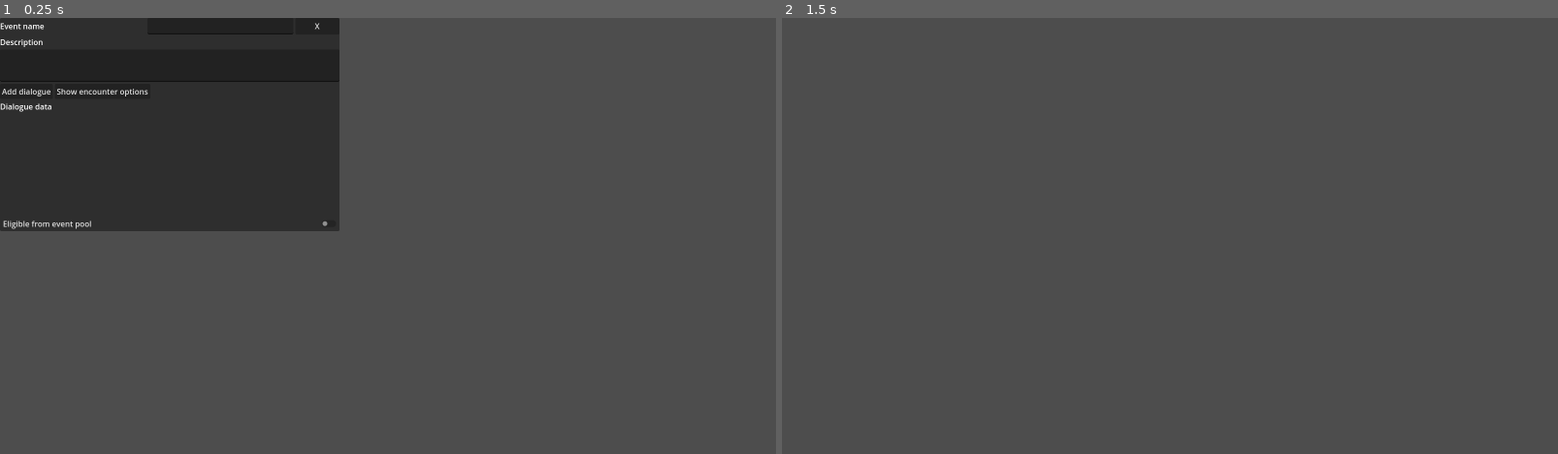
Above: before the commit, frames 1-2 (left to right).
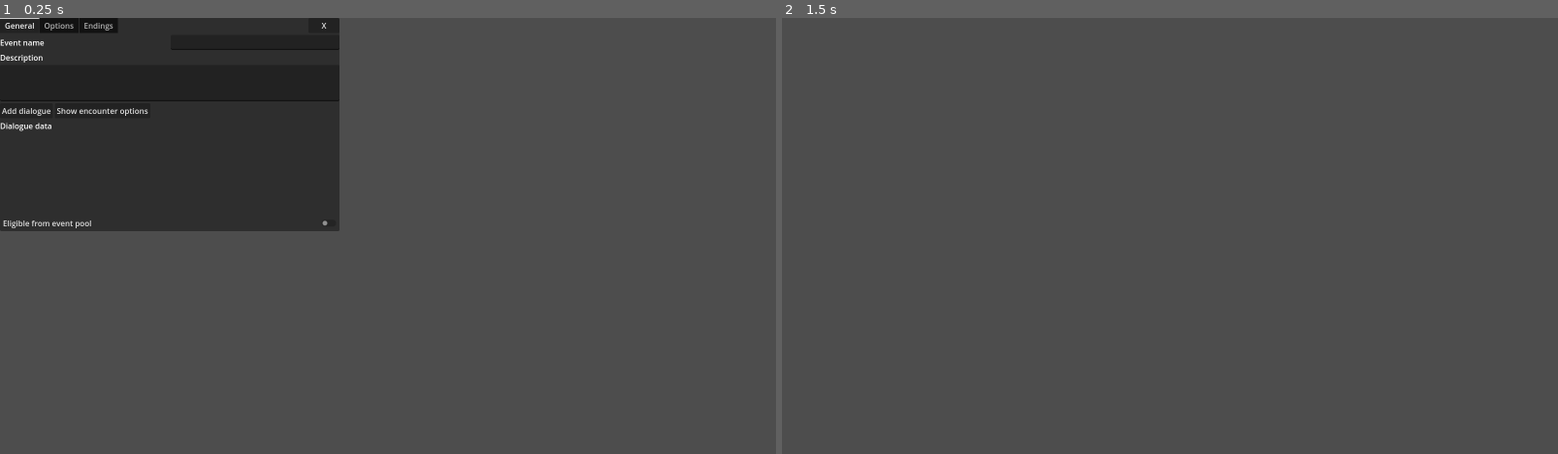
Above: after the commit, the same moments.

Repository: j-madariaga/godot-regh-world-creator
Game: Godot game, scene res://src/Scenes/EncounterTypes/EncounterEventObj.tscn
The game is run twice, just before and just after one commit, with the same random seed, the same clock (stepped at 60 frames per second) and the same inputs. This scene is started directly instead of the project's main scene.
Inputs:
- Up to frame 1 (0.25 s): no input
- Up to frame 2 (1.5 s): click "X" at 0.5 s; tap Enter at 1.25 s

The runs differ from the first frame. In frame 1, 1.1% of the frame differs, in the area x 0-44%, y 0-49%; in frame 2, nothing differs.

Commit message:
Encounter endings (w/ dialogues)

Diff:
--- a/src/Scenes/EncounterTypes/EncounterEventObj.tscn
+++ b/src/Scenes/EncounterTypes/EncounterEventObj.tscn
@@ -4,112 +4,147 @@
 
 [node name="EventEncounterObj" type="PanelContainer"]
 custom_minimum_size = Vector2(700, 440)
-offset_right = 583.0
-offset_bottom = 430.0
+offset_right = 700.0
+offset_bottom = 440.0
 script = ExtResource("1_spi4o")
 
-[node name="MainScreen" type="VBoxContainer" parent="."]
+[node name="Organizer" type="VBoxContainer" parent="."]
+layout_mode = 2
+
+[node name="HBoxContainer" type="HBoxContainer" parent="Organizer"]
+layout_mode = 2
+
+[node name="TabBar" type="TabBar" parent="Organizer/HBoxContainer"]
+layout_mode = 2
+size_flags_horizontal = 3
+size_flags_vertical = 0
+current_tab = 0
+tab_count = 3
+tab_0/title = "General"
+tab_1/title = "Options"
+tab_2/title = "Endings"
+
+[node name="CloseButton" type="Button" parent="Organizer/HBoxContainer"]
+layout_mode = 2
+size_flags_horizontal = 3
+size_flags_stretch_ratio = 0.1
+text = "X
+"
+
+[node name="MainScreen" type="VBoxContainer" parent="Organizer"]
 visible = false
 layout_mode = 2
+size_flags_vertical = 3
 
-[node name="Name" type="HBoxContainer" parent="MainScreen"]
+[node name="Name" type="HBoxContainer" parent="Organizer/MainScreen"]
 layout_mode = 2
 size_flags_horizontal = 5
 size_flags_vertical = 3
 
-[node name="Label" type="Label" parent="MainScreen/Name"]
+[node name="Label" type="Label" parent="Organizer/MainScreen/Name"]
 layout_mode = 2
 size_flags_horizontal = 3
 text = "Event name"
 
-[node name="EventName" type="LineEdit" parent="MainScreen/Name"]
+[node name="EventName" type="LineEdit" parent="Organizer/MainScreen/Name"]
 layout_mode = 2
 size_flags_horizontal = 3
 
-[node name="CloseButton" type="Button" parent="MainScreen/Name"]
-layout_mode = 2
-size_flags_horizontal = 3
-size_flags_stretch_ratio = 0.3
-text = "X
-"
-
-[node name="Description" type="VBoxContainer" parent="MainScreen"]
+[node name="Description" type="VBoxContainer" parent="Organizer/MainScreen"]
 layout_mode = 2
 size_flags_horizontal = 5
 size_flags_vertical = 3
-size_flags_stretch_ratio = 2.76
+size_flags_stretch_ratio = 3.64
 
-[node name="Label" type="Label" parent="MainScreen/Description"]
+[node name="Label" type="Label" parent="Organizer/MainScreen/Description"]
 layout_mode = 2
 size_flags_horizontal = 3
 text = "Description"
 
-[node name="DescInput" type="TextEdit" parent="MainScreen/Description"]
+[node name="DescInput" type="TextEdit" parent="Organizer/MainScreen/Description"]
 layout_mode = 2
 size_flags_horizontal = 3
 size_flags_vertical = 3
 size_flags_stretch_ratio = 0.18
 
-[node name="ButtonHolder" type="HBoxContainer" parent="MainScreen"]
+[node name="ButtonHolder" type="HBoxContainer" parent="Organizer/MainScreen"]
 layout_mode = 2
+size_flags_vertical = 3
 
-[node name="AddDialogueButton" type="Button" parent="MainScreen/ButtonHolder"]
+[node name="AddDialogueButton" type="Button" parent="Organizer/MainScreen/ButtonHolder"]
 layout_mode = 2
 size_flags_horizontal = 0
 text = "Add dialogue"
 
-[node name="OpenOptionsButton" type="Button" parent="MainScreen/ButtonHolder"]
+[node name="OpenOptionsButton" type="Button" parent="Organizer/MainScreen/ButtonHolder"]
 layout_mode = 2
 size_flags_horizontal = 0
 text = "Show encounter options"
 
-[node name="DialogueLabel" type="Label" parent="MainScreen"]
+[node name="DialogueLabel" type="Label" parent="Organizer/MainScreen"]
 layout_mode = 2
 size_flags_horizontal = 5
 size_flags_vertical = 3
 text = "Dialogue data"
 
-[node name="Scroll" type="ScrollContainer" parent="MainScreen"]
+[node name="Scroll" type="ScrollContainer" parent="Organizer/MainScreen"]
 layout_mode = 2
 size_flags_vertical = 3
 size_flags_stretch_ratio = 5.75
 
-[node name="DialogueList" type="HBoxContainer" parent="MainScreen/Scroll"]
+[node name="DialogueList" type="HBoxContainer" parent="Organizer/MainScreen/Scroll"]
 layout_mode = 2
 size_flags_horizontal = 3
 size_flags_vertical = 3
 
-[node name="EligibleFromPool" type="CheckButton" parent="MainScreen"]
+[node name="EligibleFromPool" type="CheckButton" parent="Organizer/MainScreen"]
 layout_mode = 2
 text = "Eligible from event pool"
 
-[node name="OptionContainer" type="VBoxContainer" parent="."]
+[node name="OptionContainer" type="VBoxContainer" parent="Organizer"]
+visible = false
 layout_mode = 2
+size_flags_vertical = 3
 
-[node name="CloseButton" type="Button" parent="OptionContainer"]
-layout_mode = 2
-text = "Close options"
-
-[node name="AddOptionButton" type="Button" parent="OptionContainer"]
+[node name="AddOptionButton" type="Button" parent="Organizer/OptionContainer"]
 layout_mode = 2
 size_flags_horizontal = 0
 text = "Add Option"
 
-[node name="OptLabel" type="Label" parent="OptionContainer"]
+[node name="OptLabel" type="Label" parent="Organizer/OptionContainer"]
 layout_mode = 2
 text = "Option List"
 
-[node name="OptScroll" type="ScrollContainer" parent="OptionContainer"]
+[node name="OptScroll" type="ScrollContainer" parent="Organizer/OptionContainer"]
 layout_mode = 2
 size_flags_vertical = 3
 
-[node name="OptList" type="HBoxContainer" parent="OptionContainer/OptScroll"]
+[node name="OptList" type="HBoxContainer" parent="Organizer/OptionContainer/OptScroll"]
 layout_mode = 2
 size_flags_horizontal = 3
 size_flags_vertical = 3
 
-[connection signal="button_up" from="MainScreen/Name/CloseButton" to="." method="OnClose"]
-[connection signal="button_up" from="MainScreen/ButtonHolder/AddDialogueButton" to="." method="AddDialogue"]
-[connection signal="button_up" from="MainScreen/ButtonHolder/OpenOptionsButton" to="." method="OpenOptionsTab"]
-[connection signal="button_up" from="OptionContainer/CloseButton" to="." method="CloseOptionsTab"]
-[connection signal="button_up" from="OptionContainer/AddOptionButton" to="." method="CreateOptionHolder"]
+[node name="EndingScreen" type="VBoxContainer" parent="Organizer"]
+layout_mode = 2
+size_flags_vertical = 3
+
+[node name="Button" type="Button" parent="Organizer/EndingScreen"]
+layout_mode = 2
+size_flags_horizontal = 0
+text = "Add ending"
+
+[node name="Scroll" type="ScrollContainer" parent="Organizer/EndingScreen"]
+layout_mode = 2
+size_flags_vertical = 3
+
+[node name="Endings" type="HBoxContainer" parent="Organizer/EndingScreen/Scroll"]
+layout_mode = 2
+size_flags_horizontal = 3
+size_flags_vertical = 3
+
+[connection signal="tab_changed" from="Organizer/HBoxContainer/TabBar" to="." method="SwitchTab"]
+[connection signal="button_up" from="Organizer/HBoxContainer/CloseButton" to="." method="OnClose"]
+[connection signal="button_up" from="Organizer/MainScreen/ButtonHolder/AddDialogueButton" to="." method="AddDialogue"]
+[connection signal="button_up" from="Organizer/MainScreen/ButtonHolder/OpenOptionsButton" to="." method="OpenOptionsTab"]
+[connection signal="button_up" from="Organizer/OptionContainer/AddOptionButton" to="." method="CreateOptionHolder"]
+[connection signal="button_up" from="Organizer/EndingScreen/Button" to="." method="AddEnding"]
--- /dev/null
+++ b/src/Scenes/Utils/EventEndingObj.tscn
@@ -0,0 +1,45 @@
+[gd_scene load_steps=2 format=3 uid="uid://bqq2cok8ksss"]
+
+[ext_resource type="Script" uid="uid://1ngqb7b2r00t" path="res://src/Scripts/UI/EventEndingObj.gd" id="1_v1a58"]
+
+[node name="EventEndingObj" type="VBoxContainer"]
+custom_minimum_size = Vector2(400, 200)
+offset_right = 400.0
+offset_bottom = 277.0
+size_flags_horizontal = 8
+script = ExtResource("1_v1a58")
+
+[node name="Label" type="Label" parent="."]
+layout_mode = 2
+text = "Ending text"
+
+[node name="ScreenTextInput" type="TextEdit" parent="."]
+layout_mode = 2
+size_flags_vertical = 3
+wrap_mode = 1
+autowrap_mode = 2
+
+[node name="Dialogues" type="HBoxContainer" parent="."]
+layout_mode = 2
+
+[node name="Label" type="Label" parent="Dialogues"]
+layout_mode = 2
+text = "End dialogues"
+
+[node name="Button" type="Button" parent="Dialogues"]
+layout_mode = 2
+text = "New"
+
+[node name="VBoxContainer" type="VBoxContainer" parent="."]
+layout_mode = 2
+size_flags_vertical = 3
+
+[node name="Scroll" type="ScrollContainer" parent="VBoxContainer"]
+layout_mode = 2
+size_flags_vertical = 3
+
+[node name="DialogueList" type="HBoxContainer" parent="VBoxContainer/Scroll"]
+layout_mode = 2
+size_flags_vertical = 3
+
+[connection signal="button_up" from="Dialogues/Button" to="." method="AddEndDialogue"]
--- a/src/Scripts/UI/DictEntry.gd
+++ b/src/Scripts/UI/DictEntry.gd
@@ -4,7 +4,6 @@
 func SaveResource(list := []):
 	var entry = {}
 	entry = str_to_var(text)
-	print(entry)
 
 	list.append(entry)
 	return;
--- a/src/Scripts/UI/EventEncounterObj.gd
+++ b/src/Scripts/UI/EventEncounterObj.gd
@@ -2,35 +2,46 @@
 extends GameEncounterObj
 
 const OPTION_OBJ = preload("res://src/Scenes/Utils/EncounterOptionObj.tscn")
+const ENDING_OBJ = preload("res://src/Scenes/Utils/EventEndingObj.tscn")
 
-@onready var mainScreen = $MainScreen
-@onready var optionsScreen = $OptionContainer
-
-@onready var eventName = $MainScreen/Name/EventName
-@onready var descName = $MainScreen/Description/DescInput
-@onready var eligibleToggle = $MainScreen/EligibleFromPool
-@onready var dialogueList = $MainScreen/Scroll/DialogueList
-
-@onready var optionList = $OptionContainer/OptScroll/OptList
+@onready var mainScreen = $Organizer/MainScreen
+@onready var optionsScreen = $Organizer/OptionContainer
+@onready var endingScreen = $Organizer/EndingScreen
 
 
+@onready var eventName = $Organizer/MainScreen/Name/EventName
+@onready var descName = $Organizer/MainScreen/Description/DescInput
+@onready var eligibleToggle = $Organizer/MainScreen/EligibleFromPool
+@onready var dialogueList = $Organizer/MainScreen/Scroll/DialogueList
+
+@onready var optionList = $Organizer/OptionContainer/OptScroll/OptList
+@onready var endingList = $Organizer/EndingScreen/Scroll/Endings
+
 func _ready():
-	CloseOptionsTab();
+	SwitchTab(0);
+
+func SwitchTab(idx : int = 0):
+	mainScreen.visible = false;
+	optionsScreen.visible = false;
+	endingScreen.visible = false;
+
+	match idx:
+		0:
+			mainScreen.visible = true;
+		1:
+			optionsScreen.visible = true;
+		2:
+			endingScreen.visible = true;
+	return;
+
+func AddEnding():
+	var end = ENDING_OBJ.instantiate();
+	endingList.add_child(end);
 
 
 func CreateOptionHolder():
 	var obj = OPTION_OBJ.instantiate();
 	optionList.add_child(obj);
-
-func OpenOptionsTab():
-	optionsScreen.visible = true;
-	mainScreen.visible = false;
-	return;
-
-func CloseOptionsTab():
-	optionsScreen.visible = false;
-	mainScreen.visible = true;
-	return;
 
 func AddDialogue():
 	var dialEntry = DIAL_ENTRY_OBJ.instantiate();
@@ -49,6 +60,9 @@
 	for opt : EncounterOptionObj in optionList.get_children():
 			res.encounterOptions.append(opt.SaveResource());
 
+	for end : EventEndingObj in endingList.get_children():
+			res.encounterEndings.append(end.SaveResource())
+
 	return res;
 
 func LoadResource(res : EventEncounterResource):
@@ -66,3 +80,8 @@
 		var optObj = OPTION_OBJ.instantiate();
 		optionList.add_child(optObj);
 		optObj.LoadResource(opt);
+
+	for end in res.encounterEndings:
+		var endObj = ENDING_OBJ.instantiate();
+		endingList.add_child(endObj);
+		endObj.LoadResource(end);
--- /dev/null
+++ b/src/Scripts/UI/EventEndingObj.gd
@@ -0,0 +1,30 @@
+class_name EventEndingObj
+extends VBoxContainer
+
+const DIALOGUE_ENTRY_OBJ = preload("res://src/Scenes/Utils/DialogueEntry.tscn")
+
+@onready var endingInput = $ScreenTextInput
+@onready var endDialogues = $VBoxContainer/Scroll/DialogueList
+
+func AddEndDialogue():
+	var dial = DIALOGUE_ENTRY_OBJ.instantiate();
+	endDialogues.add_child(dial);
+
+func SaveResource() -> EncounterEndingResource:
+	var res := EncounterEndingResource.new();
+	res.endScreenText = endingInput.text;
+
+	for end in endDialogues.get_children():
+		res.endDialogues.append(end.SaveResource())
+
+	return res;
+
+func LoadResource(res : EncounterEndingResource):
+	endingInput.text = res.endScreenText;
+
+	for end in res.endDialogues:
+		var dial = DIALOGUE_ENTRY_OBJ.instantiate();
+		endDialogues.add_child(dial);
+		dial.LoadResource(end)
+
+	return;
--- a/src/Scripts/UI/OptionObj.gd
+++ b/src/Scripts/UI/OptionObj.gd
@@ -2,6 +2,7 @@
 extends VBoxContainer
 
 const DICT_ENTRY_OBJ = preload("res://src/Scenes/Utils/DictEntry.tscn");
+
 
 @onready var nameInput = $Organizer/Left/Name/NameInput
 @onready var descInput = $Organizer/Left/Description/DescInput
--- a/src/Scripts/WorldData/Encounters/EventEncounterResource.gd
+++ b/src/Scripts/WorldData/Encounters/EventEncounterResource.gd
@@ -2,3 +2,4 @@
 extends GameEncounterResource
 
 @export var encounterOptions : Array[EncounterOptionResource] = []
+@export var encounterEndings : Array[EncounterEndingResource] = []
--- a/src/Scripts/WorldData/Utils/EncounterActionResource.gd
+++ /dev/null
@@ -1,2 +0,0 @@
-class_name EncounterActionResource
-extends Resource
--- /dev/null
+++ b/src/Scripts/WorldData/Utils/EncounterEndingResource.gd
@@ -0,0 +1,5 @@
+class_name EncounterEndingResource
+extends Resource
+
+@export var endScreenText : String = "";
+@export var endDialogues : Array[DialogueInfo] = []
